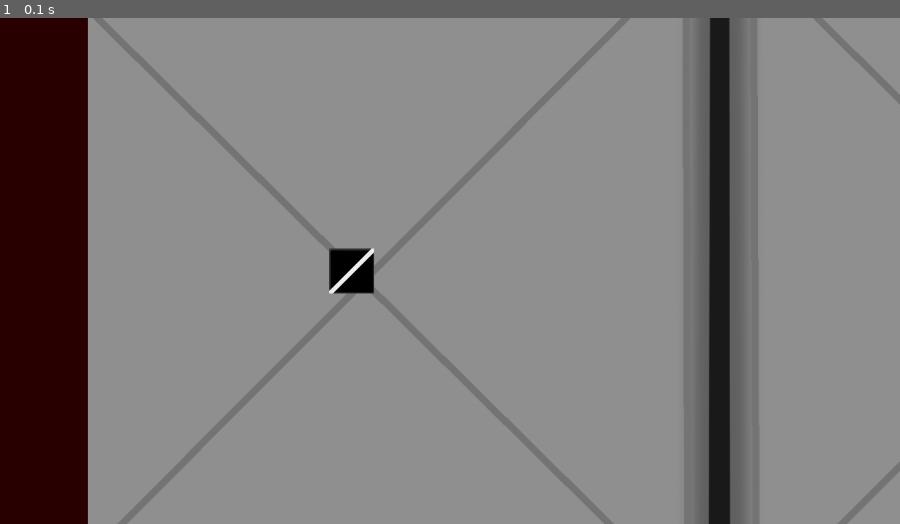
Above: before the commit, frame 1.
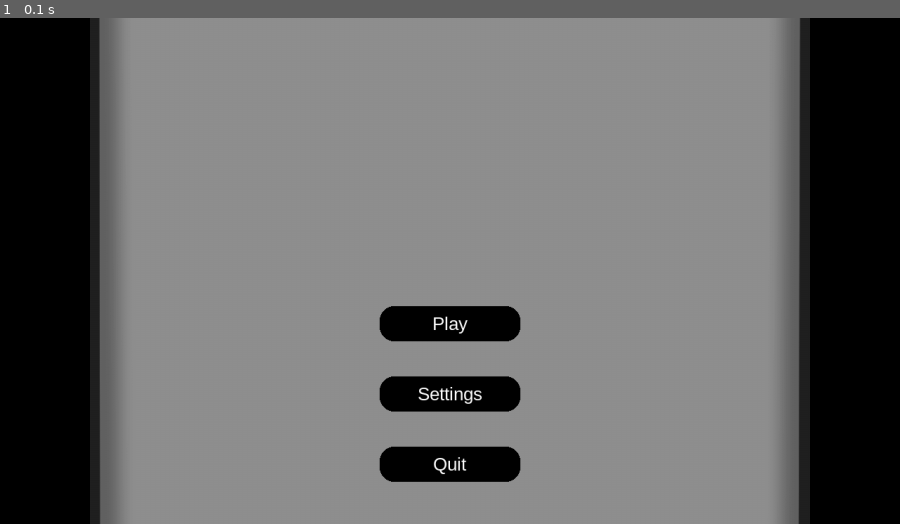
Above: after the commit, the same moment.

Repository: Brain4ess/VampyGame
Game: pygame game, started from main.py
The game is run twice, just before and just after one commit, with the same random seed, the same clock (stepped at 60 frames per second) and the same inputs.
Inputs:
- Up to frame 1 (0.1 s): no input

The runs differ from the first frame. In frame 1, 39% of the frame differs, in the area x 0-100%, y 0-100%.

Commit message:
menu in progress
Co-authored-by: Brain4ess <Brain4ess@users.noreply.github.com>

Diff:
--- /dev/null
+++ b/UI/actualbutton.py
@@ -0,0 +1,50 @@
+import pygame
+
+pygame.init()
+screen = pygame.display.set_mode((800, 800))
+pygame.display.set_caption("Button!")
+main_font = pygame.font.SysFont("cambria", 50)
+
+class Button():
+	def __init__(self, image, x_pos, y_pos, text_input):
+		self.image = image
+		self.x_pos = x_pos
+		self.y_pos = y_pos
+		self.rect = self.image.get_rect(center=(self.x_pos, self.y_pos))
+		self.text_input = text_input
+		self.text = main_font.render(self.text_input, True, "white")
+		self.text_rect = self.text.get_rect(center=(self.x_pos, self.y_pos))
+
+	def update(self):
+		screen.blit(self.image, self.rect)
+		screen.blit(self.text, self.text_rect)
+
+	def checkForInput(self, position):
+		if position[0] in range(self.rect.left, self.rect.right) and position[1] in range(self.rect.top, self.rect.bottom):
+			print("Button Press!")
+
+	def changeColor(self, position):
+		if position[0] in range(self.rect.left, self.rect.right) and position[1] in range(self.rect.top, self.rect.bottom):
+			self.text = main_font.render(self.text_input, True, "green")
+		else:
+			self.text = main_font.render(self.text_input, True, "white")
+
+button_surface = pygame.image.load("button.png")
+button_surface = pygame.transform.scale(button_surface, (400, 150))
+
+button = Button(button_surface, 400, 300, "Button")
+
+while True:
+	for event in pygame.event.get():
+		if event.type == pygame.QUIT:
+			pygame.quit()
+			exit()
+		if event.type == pygame.MOUSEBUTTONDOWN:
+			button.checkForInput(pygame.mouse.get_pos())
+
+	screen.fill("white")
+
+	button.update()
+	button.changeColor(pygame.mouse.get_pos())
+
+	pygame.display.update()
--- a/UI/classMainMenu.py
+++ b/UI/classMainMenu.py
@@ -1,22 +1,90 @@
 import pygame as pg
 from classes.classGame import Game
 from UI.classGameScreen import GameScreen
+from classes.classBackground import BG
+from UI.classButton import Button
 
-class Menu:
+class MainMenu:
     def __init__(self, screen: GameScreen, fps: int):
         self.screen = screen
         self.fps = fps
         self.game = Game(self.screen.get_screen(), self.fps)
         self.clock = pg.time.Clock()
+        self.buttons = []
+
+    def buildMenu(self, type: str):
+        if type == "main":
+            self.screen.set_caption("Main Menu")
+            self.buttons = [
+            Button((self.screen.get_screen().get_width() / 2 - 100, self.screen.get_screen().get_height() / 2 + 50), (200, 50), text='Play', onClickReferences=self.playbutton),
+            Button((self.screen.get_screen().get_width() / 2 - 100, self.screen.get_screen().get_height() / 2 + 150) , (200, 50), text='Settings', onClickReferences=self.switchToOptions),
+            Button((self.screen.get_screen().get_width() / 2 - 100, self.screen.get_screen().get_height() / 2 + 250) , (200, 50), text='Quit', onClickReferences=self.quitGame)
+            ]
+            self.menu = Menu(self.screen, self.fps, "assets/images/Background/MainMenu_Background.png", self.buttons)
+
+    def runCurrent(self):
+        self.menu.running = True
+        while self.menu.running:
+            self.menu.eventListener()
+            self.menu.bg.blitStatic()
+
+            for button in self.buttons:
+                button.handleEvent(pg.event.poll())
+                button.update(self.screen.get_screen())
+            pg.display.update()
+            self.menu.clock.tick(self.fps)
+
+    def playbutton(self):
+        print("play")
+
+
+    def switchToOptions(self):
+        print("switch to options")
+
+
+    def quitGame(self):
+        e = pg.event.Event(pg.QUIT)
+        pg.event.post(e)
+
+
+class Menu:
+    def __init__(self, screen: GameScreen, fps: int, imageBG: str, buttons: list[Button] = []):
+        self.screen = screen
+        self.fps = fps
+        self.imageBG = imageBG
+        self.game = Game(self.screen.get_screen(), self.fps)
+        self.clock = pg.time.Clock()
+        self.bg = BG(self.imageBG, self.screen.get_screen())
         self.running = True
+        self.buttons = buttons
+
+
+    def addbuttons(self, buttons: list[Button]):
+        self.buttons.extend(buttons)
+
+
+    def eventListener(self):
+        for event in pg.event.get():
+            if event.type == pg.QUIT:
+                self.running = False
 
 
     #TODO : Make main menu
-    def mainMenu(self):
-        self.screen.set_caption("GitSurvivors: Main Menu")
+    def runMenu(self):
+        while self.running:
+            self.eventListener()
 
-        while self.running:
-            pass
+
+            self.bg.blitStatic()
+
+            if len(self.buttons) > 0:
+                for i in self.buttons: # ts pmo sybau atp
+                    for j in pg.event.get():
+                        i.handleEvent(j)
+                    i.update(self.screen.get_screen())
+
+            pg.display.update()
+            self.clock.tick(self.fps)
 
 
     #TODO : Make options menu
--- a/classes/classBackground.py
+++ b/classes/classBackground.py
@@ -3,8 +3,8 @@
 from pygame.image import load
 
 class BG:
-    def __init__(self, imageBG: str, screen: pg.Surface, speed: int = 0, spawnpoint: pg.math.Vector2 = pg.math.Vector2(0,0)):
-        self.imageBG = imageBG
+    def __init__(self, mapImage: str, screen: pg.Surface, speed: int = 0, spawnpoint: pg.math.Vector2 = pg.math.Vector2(0,0)):
+        self.mapImage = mapImage
         self.screen = screen
         self.speed = speed
         self.spawnpoint = (spawnpoint[0] - self.screen.get_width() / 2, spawnpoint[1] - self.screen.get_height() / 2)
@@ -12,11 +12,15 @@
 
 
     def __post_init__(self):
-        self.bg = load(self.imageBG).convert()
+        self.bg = load(self.mapImage).convert()
         self.width = self.bg.get_width()
         self.height = self.bg.get_height()
 
 
-    def blitBG(self, offset: pg.math.Vector2):
+    def blitBG(self, offset: pg.math.Vector2 = pg.math.Vector2(0,0)):
         self.screen.blit(self.bg, self.bg.get_rect().topleft - (offset + self.spawnpoint))
         self.topleftpos = self.bg.get_rect().topleft - (offset + self.spawnpoint)
+
+
+    def blitStatic(self):
+        self.screen.blit(self.bg, ((self.screen.get_width() // 2) - (self.bg.get_width() // 2), (self.screen.get_height() // 2) - (self.bg.get_height() // 2)))
--- a/classes/classGame.py
+++ b/classes/classGame.py
@@ -7,10 +7,10 @@
 
 class Game:
     def __init__(self, screen: GameScreen, fps: int):
-        self.imageBG = 'assets/images/placeholders/maps/BigMapPlaceholderCenterDot.png'
+        self.mapImage = 'assets/images/placeholders/maps/BigMapPlaceholderCenterDot.png'
         self.fps = fps
         self.screen = screen
-        self.bg = BG(self.imageBG, self.screen, spawnpoint=(500, 500))
+        self.bg = BG(self.mapImage, self.screen, spawnpoint=(500, 500))
         self.run = True
         self.camera = Camera(self.screen, self.bg.width, self.bg.height, self.bg)
         self.player = Character(self.bg, self.screen, 5)
--- a/main.py
+++ b/main.py
@@ -3,6 +3,8 @@
 import configparser as cfgp
 from UI.classGameScreen import GameScreen
 from classes.classGame import Game
+from UI.classButton import Button
+from UI.classMainMenu import MainMenu
 
 cfg = cfgp.ConfigParser()
 cfg.read('data/config.ini')
@@ -14,12 +16,16 @@
     with open('data/config.ini', 'w') as configfile:
         cfg.write(configfile)
 
+pg.font.init()
 pg.init()
 
 if __name__ == "__main__":
     screen = GameScreen((cfg.getint('Settings', 'Width'), cfg.getint('Settings', 'Height')), "GitSurvivors")
-    Game = Game(screen.get_screen(), cfg.getint('Settings', 'fps'))
-    Game.runGame()
+    mainMenu = MainMenu(screen, cfg.getint('Settings', 'fps'))
+    mainMenu.buildMenu("main")
+    mainMenu.runCurrent()
+    # Game = Game(screen.get_screen(), cfg.getint('Settings', 'fps'))
+    # Game.runGame()
 
     pg.quit()
     exit()
